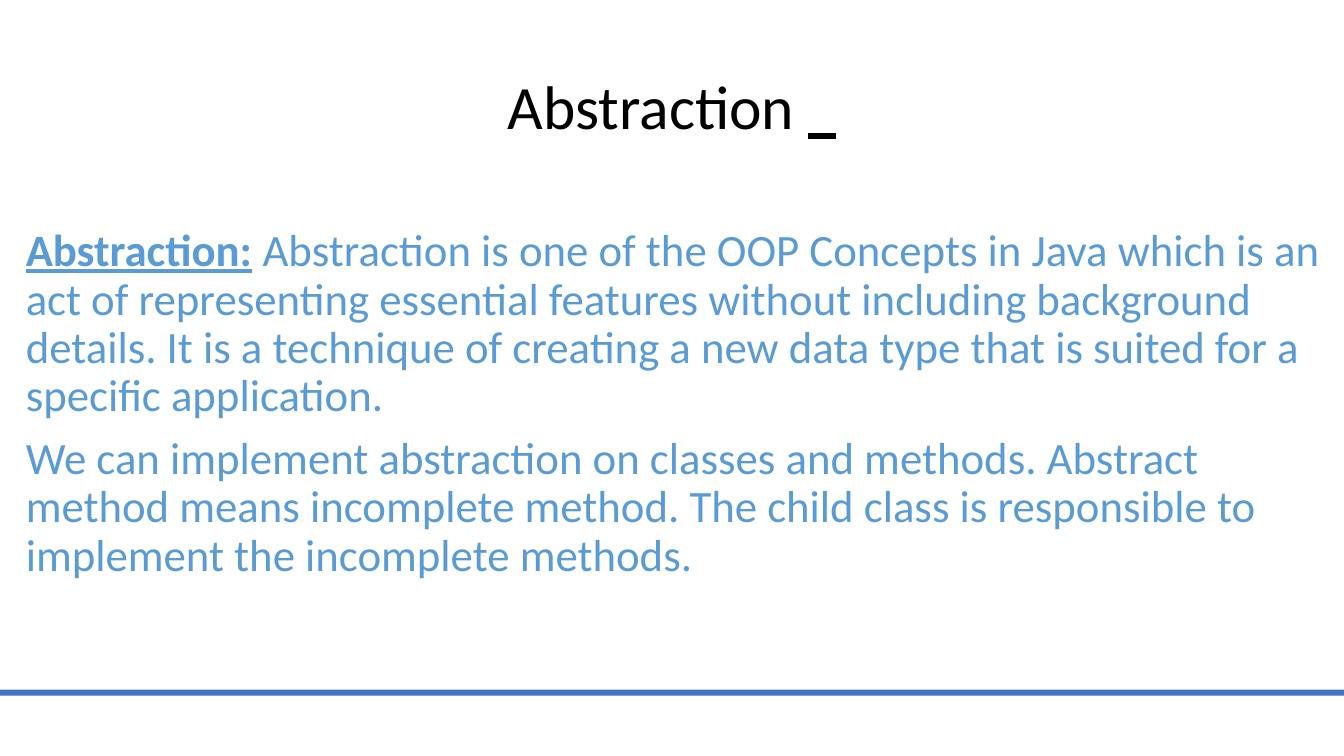
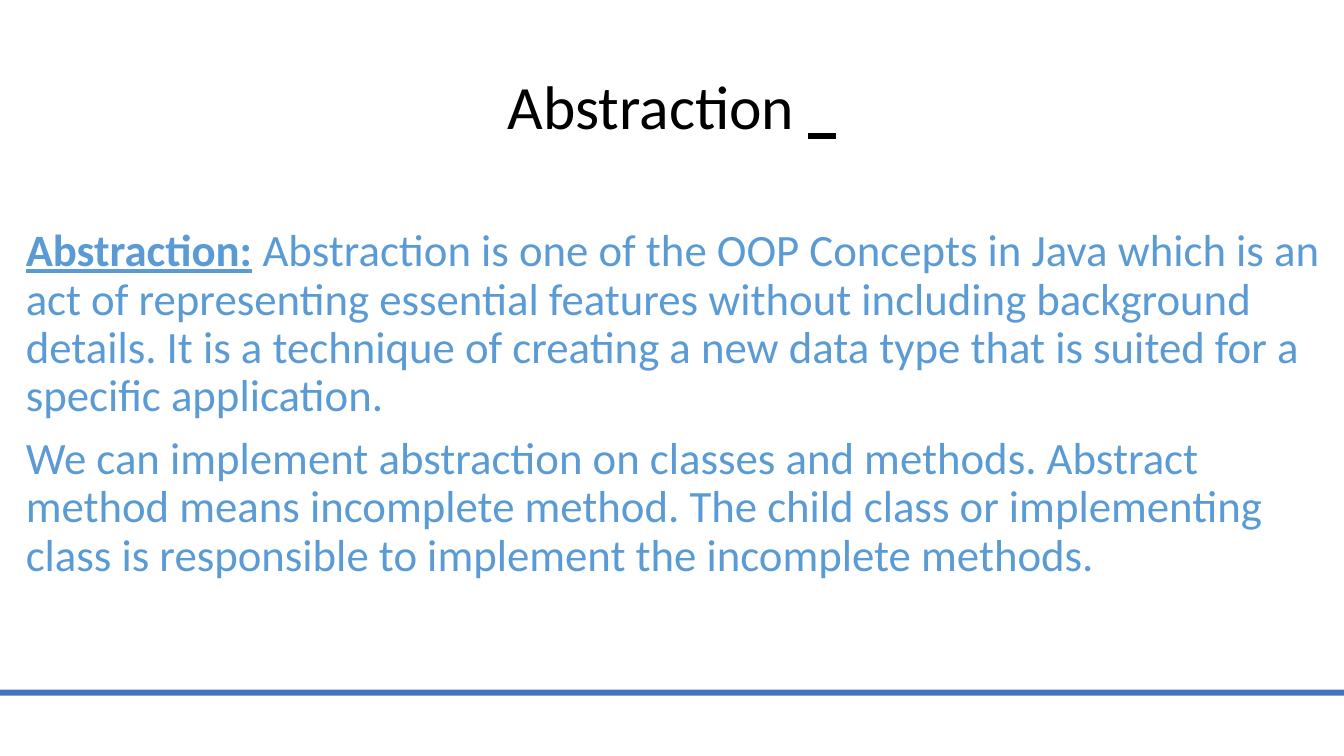
Before and after one commit to MarwaSafa02/JavaMentorship, a slide deck: slide 36 of Java_Mentoring_Revised.pptx. Drawn at 1344x756 pixels with LibreOffice and Linux fonts; fonts in the diff are those of the drawing. Boxes give left, top, right and bottom in pixels: in the first picture for what was removed or moved away, otherwise in the second. Text is boxed around its words. In the diff, an @@ line names an element or a change of style, - is before the commit and + after.

```diff
--- a/Java_Mentoring_Revised.pptx
+++ b/Java_Mentoring_Revised.pptx
@@ text at (26,443,1262,578): text changed @@
-We can implement abstraction on classes and methods. Abstract method means incomplete method. The child class is responsible to implement the incomplete methods.
+We can implement abstraction on classes and methods. Abstract method means incomplete method. The child class or implementing class is responsible to implement the incomplete methods.
```
Also in this commit, not shown: 1 other slide changed, 9 other files.
